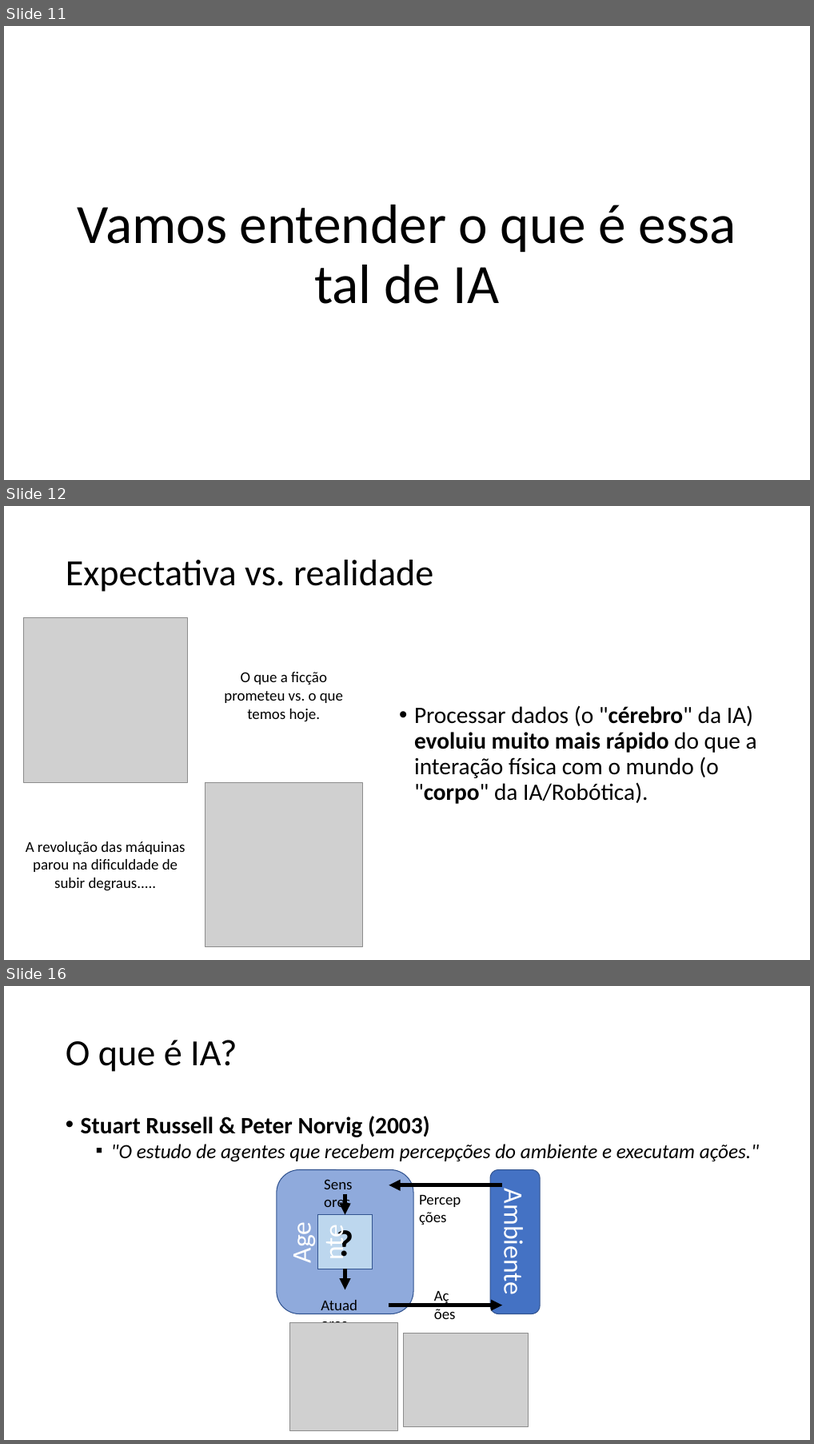
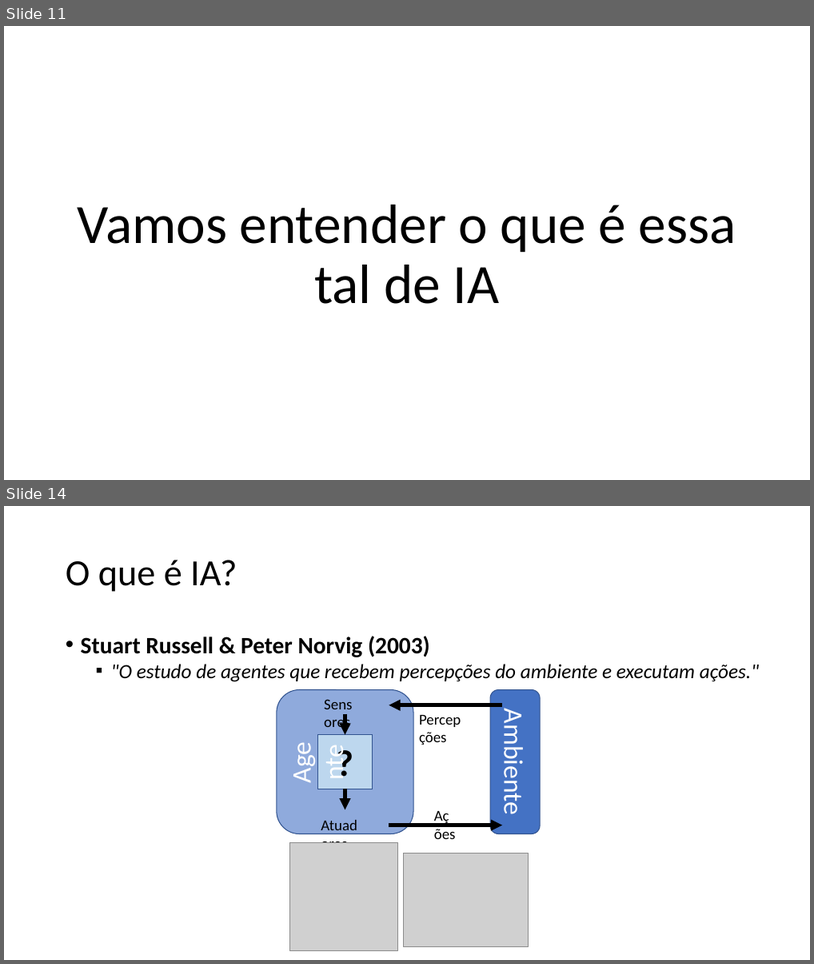
Before and after one commit to zz4fap/c24_inteligencia_artificial, a slide deck: slides/C24_Introdução.pptx. Shown one above the other, each under a label of ours: slides 11, 12 and 16 before the commit, slides 11 and 14 after it; the slides between them are not shown. The pictures are 814x1444 and 814x964 pixels, drawn with LibreOffice and Linux fonts; fonts in the diff are those of the drawing; grey boxes stand for pictures. Boxes give left, top, right and bottom in pixels: in the first picture for what was removed or moved away, otherwise in the second. Text is boxed around its words. In the diff, an @@ line names an element or a change of style, - is before the commit and + after.

```diff
--- a/slides/C24_Introdução.pptx
+++ b/slides/C24_Introdução.pptx
@@ slide 12 removed at (4,506,810,960), background #FFFFFF @@
@@ title removed at (66,560,434,592) @@
-Expectativa vs. realidade
@@ picture removed at (23,618,188,783) @@
@@ text removed at (224,672,343,722) @@
-O que a ficção prometeu vs. o que temos hoje.
@@ text removed at (414,705,758,804) @@
-• Processar dados (o "cérebro" da IA) evoluiu muito mais rápido do que a interação física com o mundo (o "corpo" da IA/Robótica).
@@ picture removed at (206,783,362,947) @@
@@ text removed at (26,841,186,891) @@
-A revolução das máquinas parou na dificuldade de subir degraus.....
@@ what was slide 16 is now slide 14 @@
```
Also in this commit, not shown: 2 slides changed, 1 other slide removed, 1 other file.
